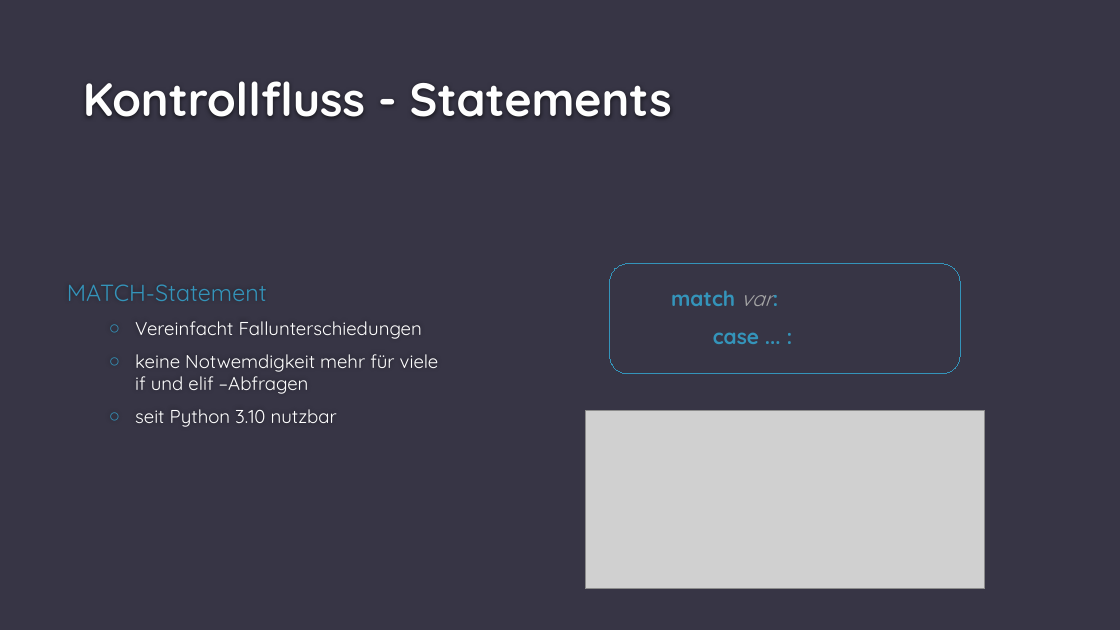
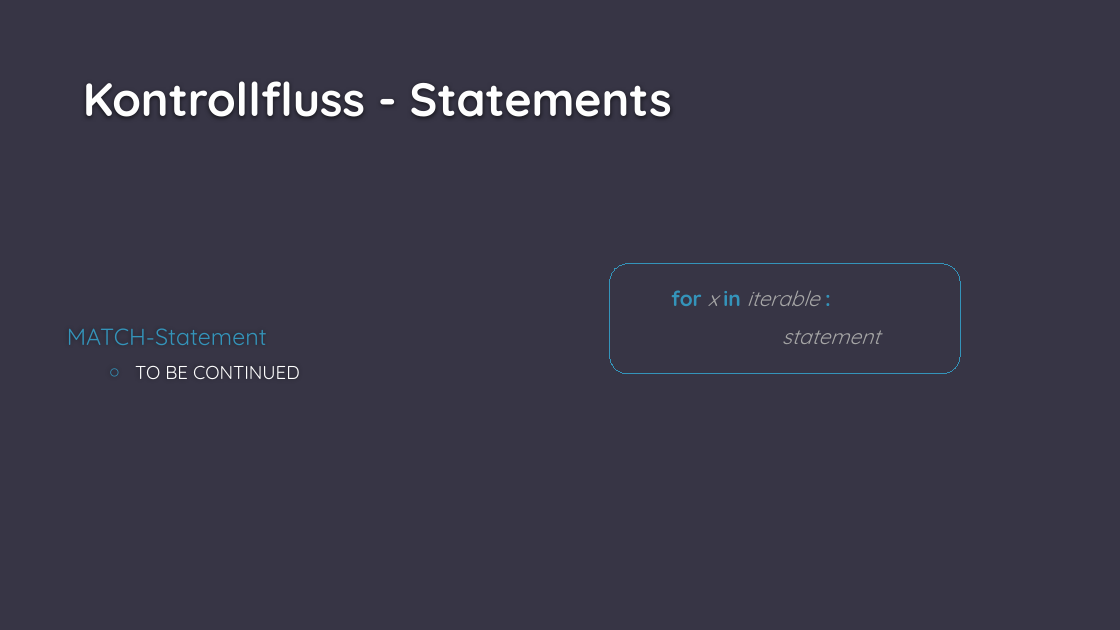
Before and after one commit to eliaruehle/py_course, a slide deck: slide 21 of presentations/LESSON_1.pptx (slide 23 before the commit). Drawn at 1120x630 pixels with LibreOffice and Linux fonts; fonts in the diff are those of the drawing; grey boxes stand for pictures; background and template pictures are left out. Boxes give left, top, right and bottom in pixels: in the first picture for what was removed or moved away, otherwise in the second. Text is boxed around its words. In the diff, an @@ line names an element or a change of style, - is before the commit and + after.

```diff
--- a/presentations/LESSON_1.pptx
+++ b/presentations/LESSON_1.pptx
@@ text in rounded rectangle at (x1=671, y1=290, x2=880, y2=344): text changed; text colour #3494BA to #A6A6A6; bold off; italic on @@
-  match var:
-  case ... :
+  for x in iterable :
+  statement
@@ text at (x1=135, y1=366, x2=300, y2=379): text changed @@
-  ○ Vereinfacht Fallunterschiedungen
-  ○ keine Notwemdigkeit mehr für viele
-    if und elif –Abfragen
-  ○ seit Python 3.10 nutzbar
+  ○ TO BE CONTINUED
@@ picture removed at (x1=586, y1=411, x2=986, y2=589) @@
```
Also in this commit, not shown: 2 other slides changed, 3 slides removed, 2 other files.
